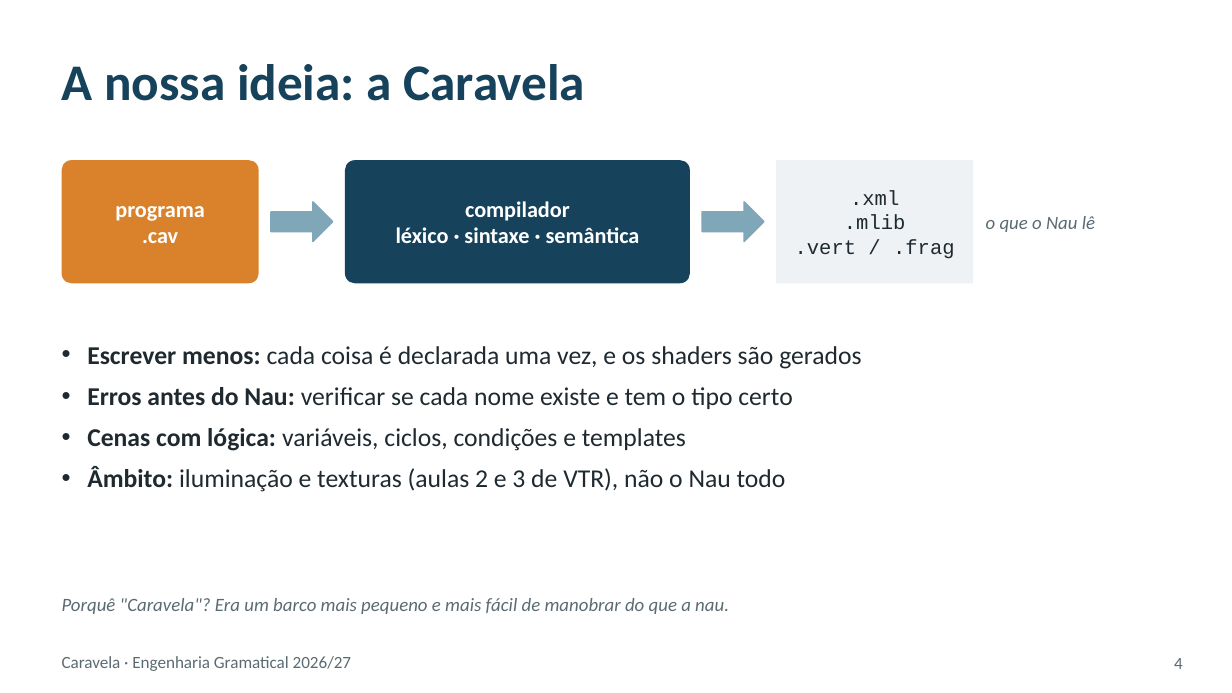
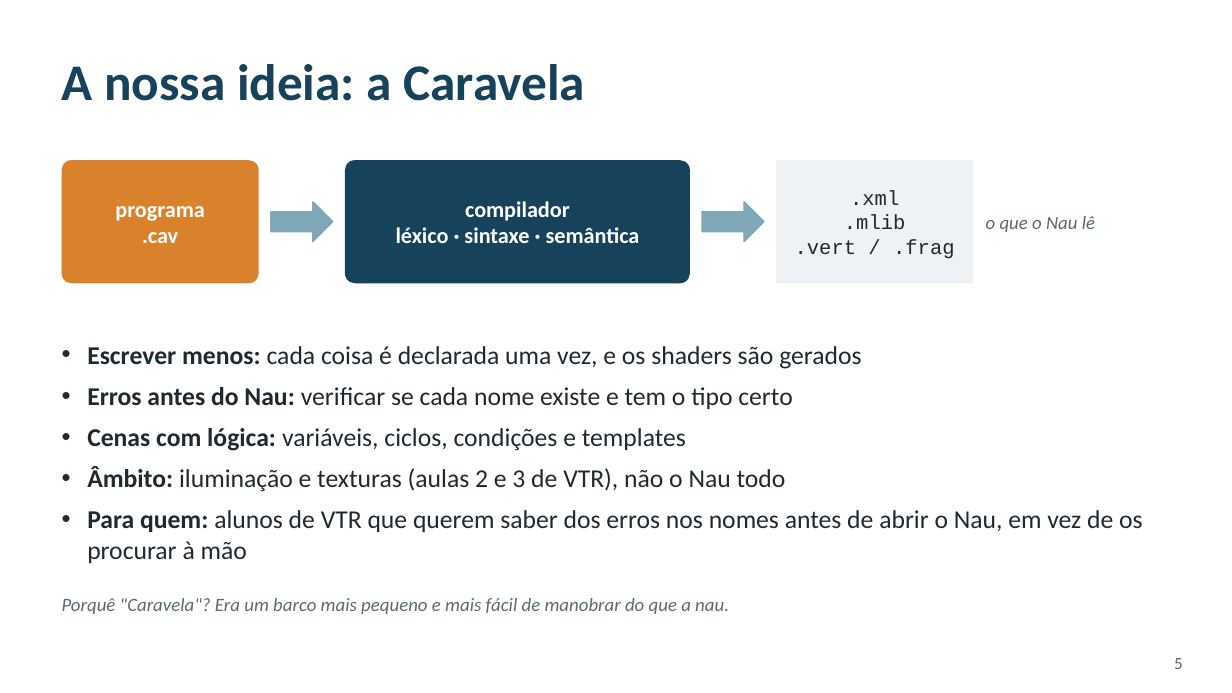
Before and after one commit to RafaelaAntunes17/trabalho_EG, a slide deck: slide 5 of Fase _I/Apresentacao_Caravela_v2.pptx (slide 4 before the commit). Drawn at 1232x693 pixels with LibreOffice and Linux fonts; fonts in the diff are those of the drawing. Boxes give left, top, right and bottom in pixels: in the first picture for what was removed or moved away, otherwise in the second. Text is boxed around its words. In the diff, an @@ line names an element or a change of style, - is before the commit and + after.

```diff
--- a/Fase _I/Apresentacao_Caravela_v2.pptx
+++ b/Fase _I/Apresentacao_Caravela_v2.pptx
@@ text at (87, 510, 1143, 563): paragraph added @@
+• Para quem: alunos de VTR que querem saber dos erros nos nomes antes de abrir o Nau, em vez de os procurar à mão
@@ text removed at (62, 656, 351, 671) @@
-Caravela · Engenharia Gramatical 2026/27
@@ page number at (1174, 658, 1183, 669): text changed @@
-4
+5
```
Also in this commit, not shown: 11 other slides changed, 5 slides added, 1 slide removed, 15 other files.
